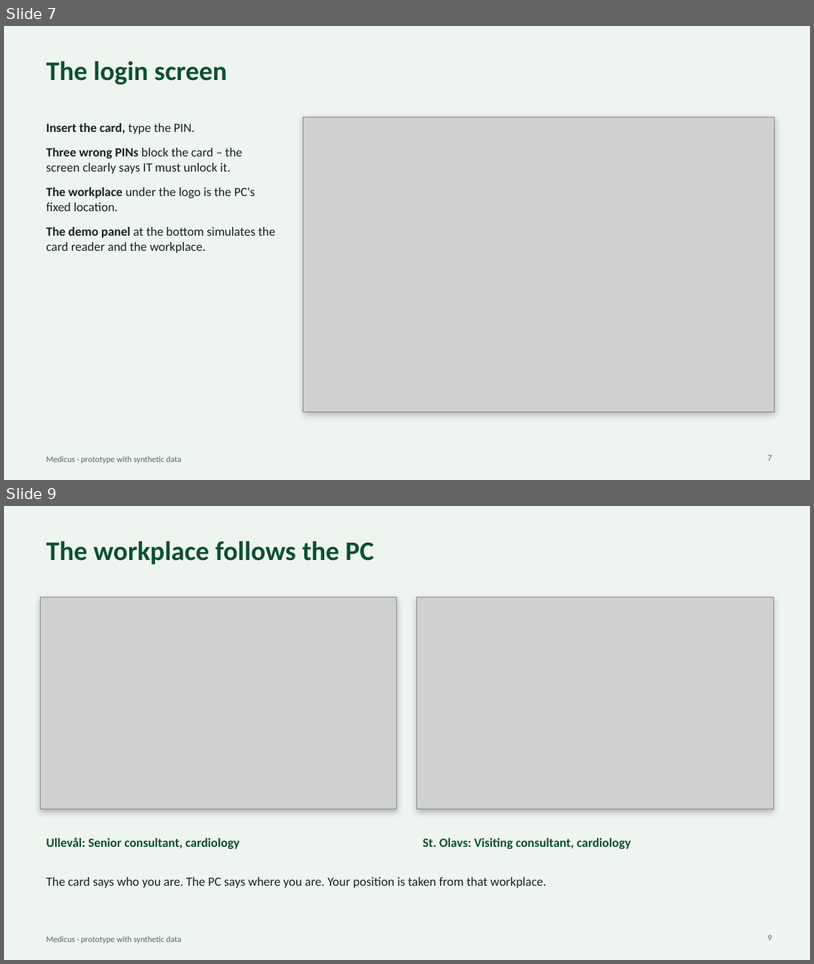
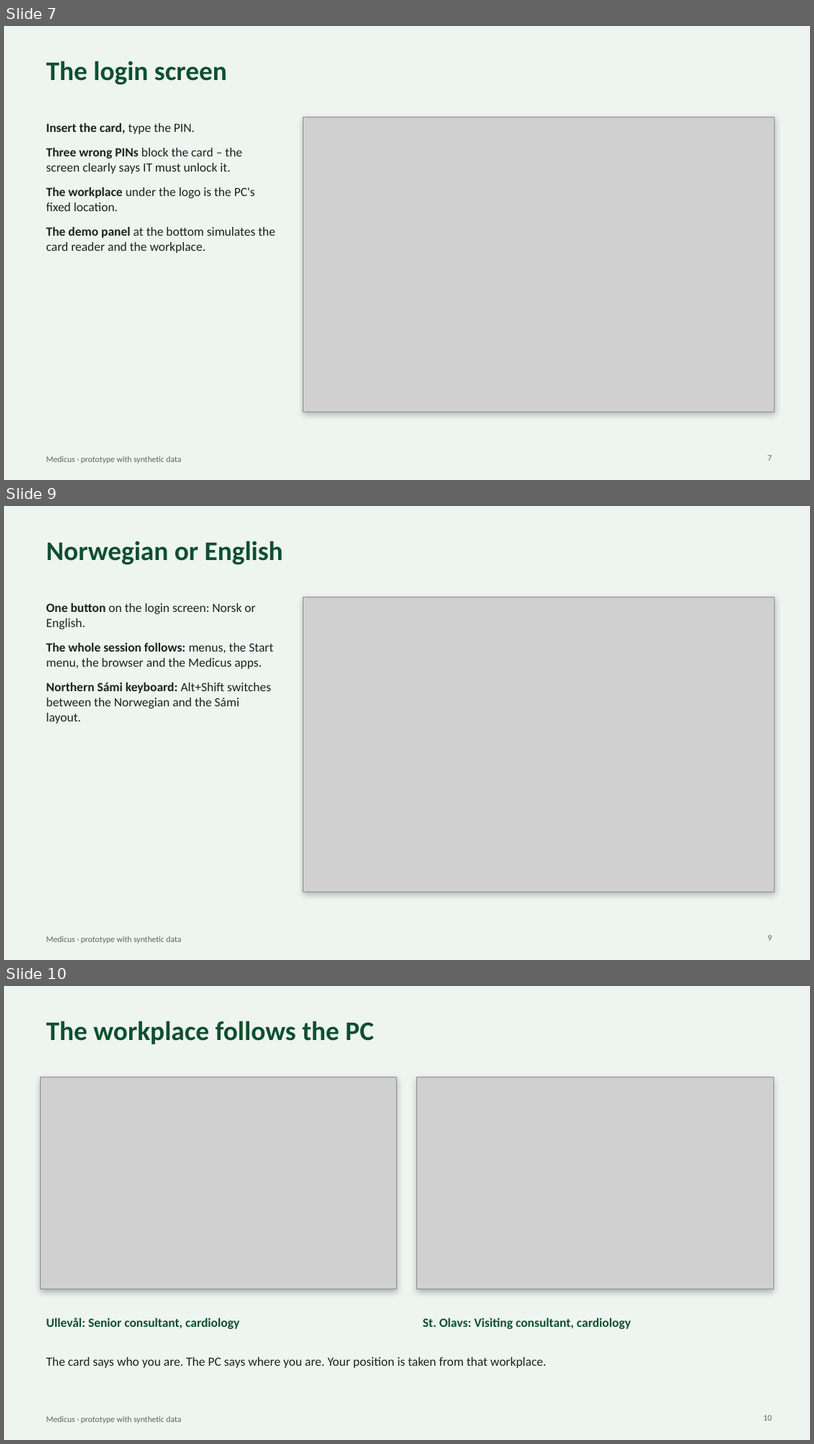
Before and after one commit to MusaMiyamoto/Medicus, a slide deck: docs/Medicus-presentation-en.pptx. Shown one above the other, each under a label of ours: slides 7 and 9 before the commit, slides 7, 9 and 10 after it; the slides between them are not shown. The pictures are 814x964 and 814x1444 pixels, drawn with LibreOffice and Linux fonts; fonts in the diff are those of the drawing; grey boxes stand for pictures. Boxes give left, top, right and bottom in pixels: in the first picture for what was removed or moved away, otherwise in the second. Text is boxed around its words. In the diff, an @@ line names an element or a change of style, - is before the commit and + after.

```diff
--- a/docs/Medicus-presentation-en.pptx
+++ b/docs/Medicus-presentation-en.pptx
@@ slide 9 added at <box>4,506,810,960</box>, background #EEF5F0; not listed: 1 template element that a slide beside it also shows @@
@@ title added at <box>46,541,283,565</box>, 32 pt, text #0F4F2F, bold @@
+Norwegian or English
@@ text added at <box>46,602,273,723</box>, 15 pt, text #17241C @@
+• One button on the login screen: Norsk or English.
+• The whole session follows: menus, the Start menu, the browser and the Medicus apps.
+• Northern Sámi keyboard: Alt+Shift switches between the Norwegian and the Sámi layout.
@@ rectangle added at <box>304,597,775,892</box>, fill #FFFFFF, outline #D2DDD5 0.75 pt @@
@@ picture added at <box>304,597,775,892</box> @@
@@ page number added at <box>768,934,772,940</box>, 10 pt, text #56655B @@
+9
@@ what was slide 9 is now slide 10 @@
@@ page number at <box>764,1414,772,1420</box>: text changed @@
-9
+10
```
Also in this commit, not shown: 3 slides changed, 5 other slides added, 3 other files.
